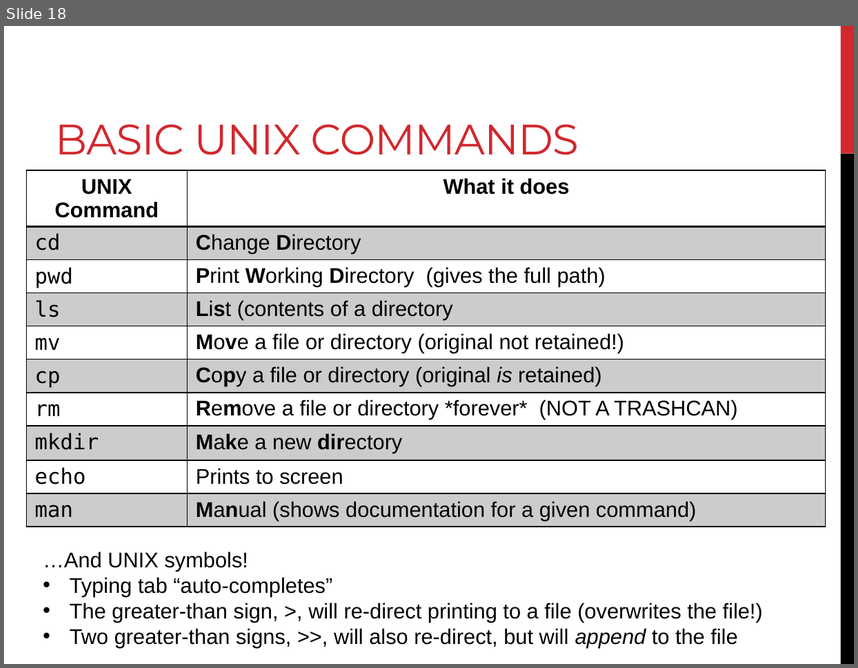
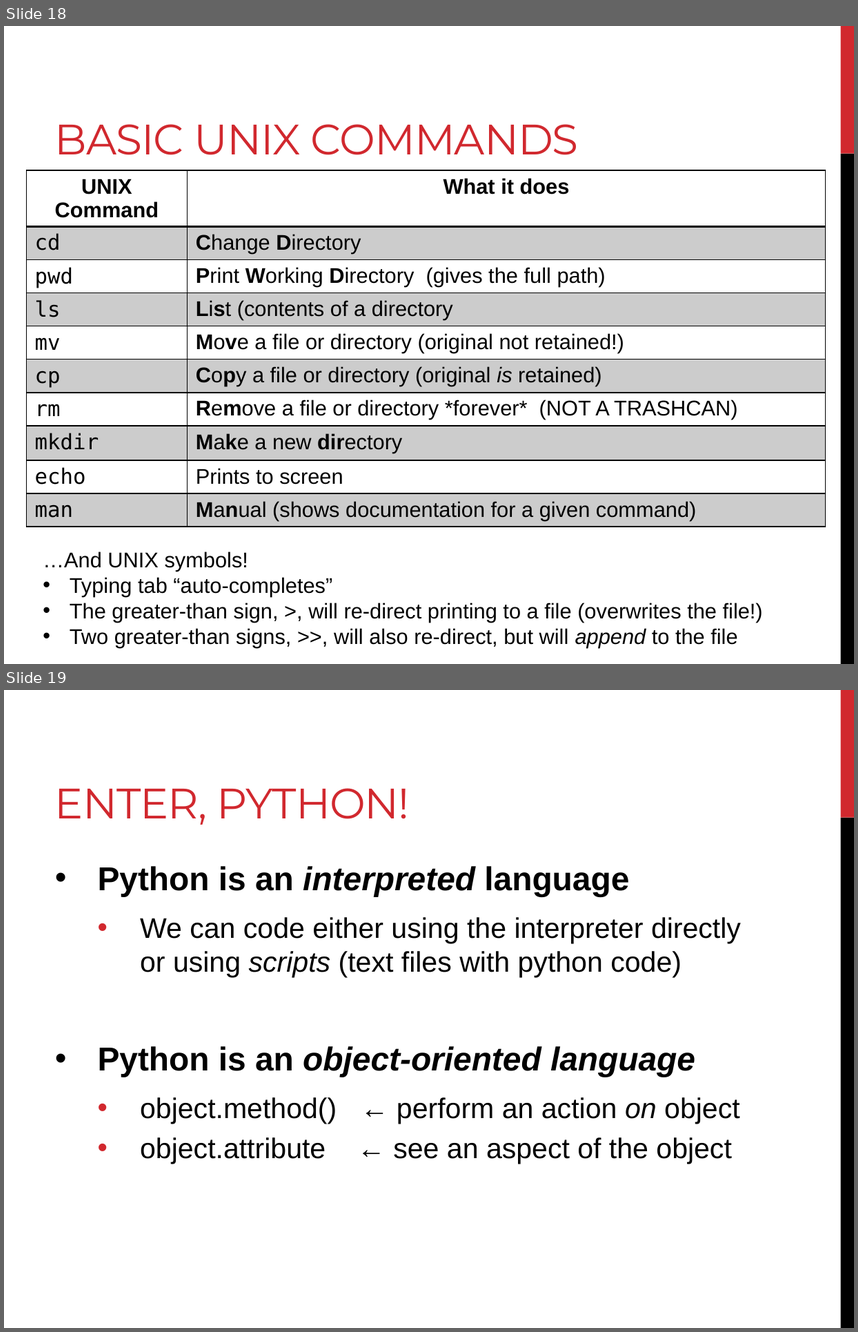
Before and after one commit to BjornFJohansson/ccbb_bigdata2015_python, a slide deck: slides/day1_slides.pptx. Shown one above the other, each under a label of ours: slide 18 before the commit, slides 18 and 19 after it. The pictures are 858x668 and 858x1332 pixels, drawn with LibreOffice and Linux fonts; fonts in the diff are those of the drawing. Boxes give left, top, right and bottom in pixels: in the first picture for what was removed or moved away, otherwise in the second. Text is boxed around its words. In the diff, an @@ line names an element or a change of style, - is before the commit and + after.

```diff
--- a/slides/day1_slides.pptx
+++ b/slides/day1_slides.pptx
@@ slide 19 added at box(4, 690, 854, 1328), background #FFFFFF; not listed: 2 template elements that a slide beside it also shows @@
@@ title added at box(55, 788, 409, 825), 36 pt, text #D1282E @@
+ENTER, PYTHON!
@@ text added at box(98, 866, 741, 1163), 24 pt, text #000000 @@
+• Python is an interpreted language
+  • We can code either using the interpreter directly or using scripts (text files with python code)
+• Python is an object-oriented language
+  • object.method() ← perform an action on object
+  • object.attribute ← see an aspect of the object
```
Also in this commit, not shown: 2 slides changed, 53 other slides added.
